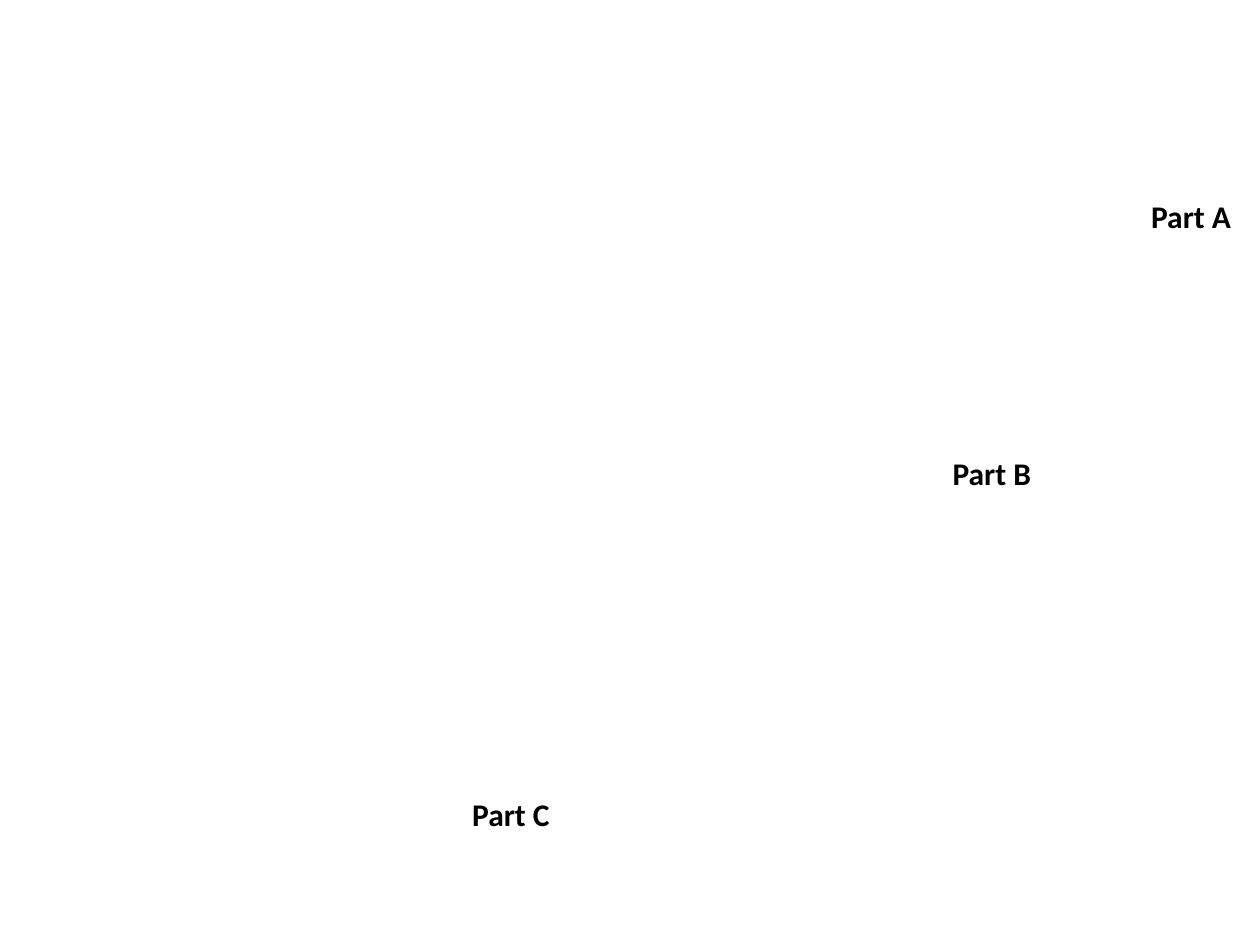
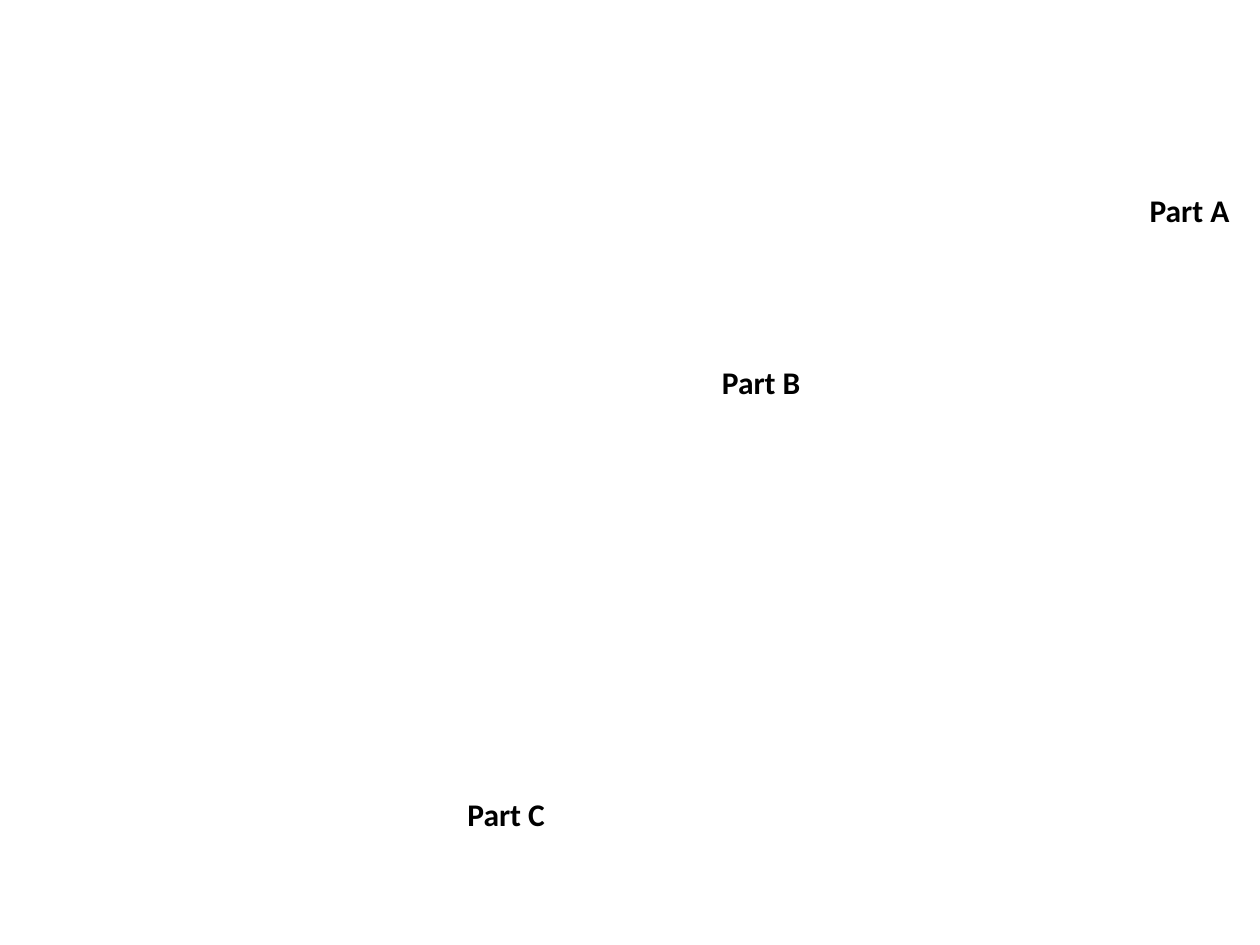
Before and after one commit to paxian/finalexam, a slide deck: slide 24 of model.pptx. Drawn at 1260x945 pixels with LibreOffice and Linux fonts; fonts in the diff are those of the drawing; background and template pictures are left out. Boxes give left, top, right and bottom in pixels: in the first picture for what was removed or moved away, otherwise in the second. Text is boxed around its words. In the diff, an @@ line names an element or a change of style, - is before the commit and + after.

```diff
--- a/model.pptx
+++ b/model.pptx
@@ text "Part A": place and size @@
-text "Part A" at <box>1151,207,1231,229</box>
+text "Part A" at <box>1150,201,1229,223</box>
@@ text "Part B": place and size @@
-text "Part B" at <box>953,464,1031,486</box>
+text "Part B" at <box>722,373,801,395</box>
@@ text "Part C": place and size @@
-text "Part C" at <box>472,805,550,827</box>
+text "Part C" at <box>467,805,545,827</box>
```
Also in this commit, not shown: 2 slides added, 4 other files.
